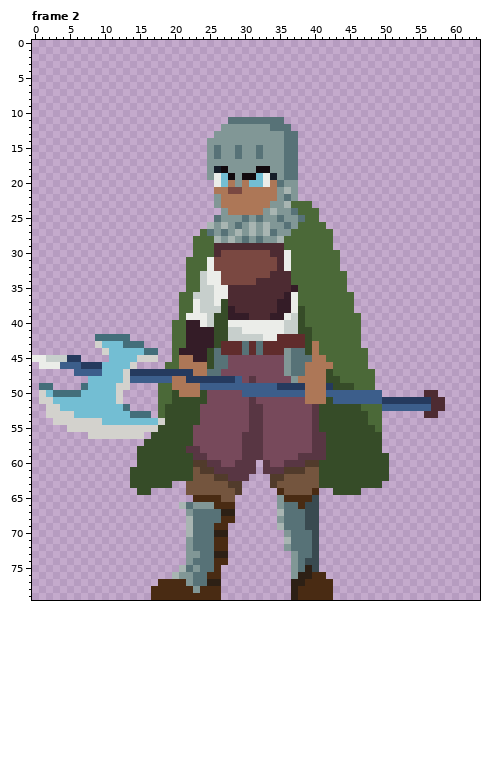
Pixel-art file, stored at Images/AsepriteICON/Character.aseprite. The picture above was drawn from the file before the commit.
64x80 pixels, 4 frames. Shown: frame 2. The commit also changed other frames, which this record leaves out.
And afterwards:
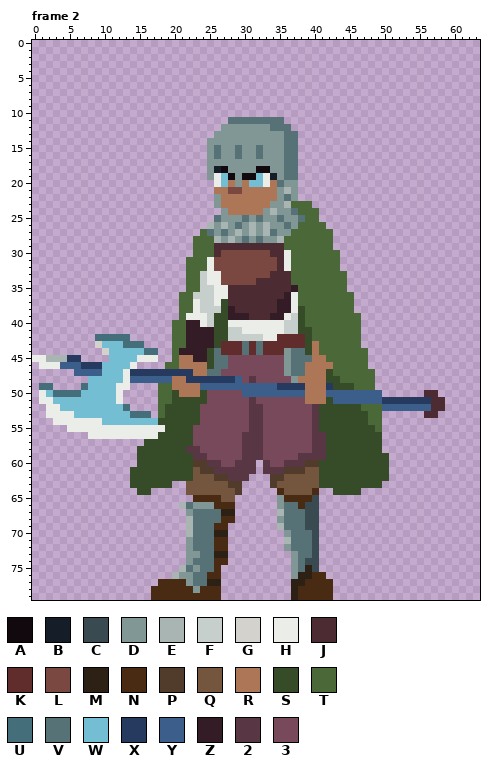
Palette (. is transparent): A #11090d  B #151d28  C #394a50  D #819796  E #a8b5b2  F #c7cfcc  G #d3d2cd  H #ebede9  J #4d2b32  K #602c2c  L #7a4841  M #2d2015  N #492b13  P #513b2b  Q #74553e  R #ad7757  S #364c28  T #4b6938  U #436e7a  V #577277  W #73bed3  X #253a5e  Y #3c5e8b  Z #341c27  2 #583643  3 #77495b
What changed:
{"where": "frame 2, layer \"Weapon\""}
{"frame":2,"y":45,"x":2,"old":"FFF","new":"EEE"}
{"frame":2,"y":45,"x":15,"old":"GGG","new":"HHH"}
{"frame":2,"y":46,"x":14,"old":"G","new":"H"}
{"frame":2,"y":47,"x":13,"old":"G","new":"H"}
{"frame":2,"y":48,"x":13,"old":"G","new":"H"}
{"frame":2,"y":49,"x":12,"old":"GG","new":"HH"}
{"frame":2,"y":50,"x":1,"old":"G","new":"H"}
{"frame":2,"y":50,"x":12,"old":"G","new":"H"}
{"frame":2,"y":51,"x":1,"old":"GG","new":"HH"}
{"frame":2,"y":51,"x":12,"old":"G","new":"H"}
{"frame":2,"y":52,"x":2,"old":"GG","new":"HH"}
{"frame":2,"y":53,"x":2,"old":"GGGG","new":"HHHH"}
{"frame":2,"y":54,"x":3,"old":"GGGGGGG","new":"HHHHHHH"}
{"frame":2,"y":54,"x":18,"old":"G","new":"S"}
{"frame":2,"y":55,"x":5,"old":"GGGGGGGGGGGGGS","new":"HHHHHHHHHHHHHH"}
{"frame":2,"y":56,"x":8,"old":"GGGGGGGG.S","new":"HHHHHHHHHH"}
{"label":"changed","picture_box":[39,355,165,439]}
